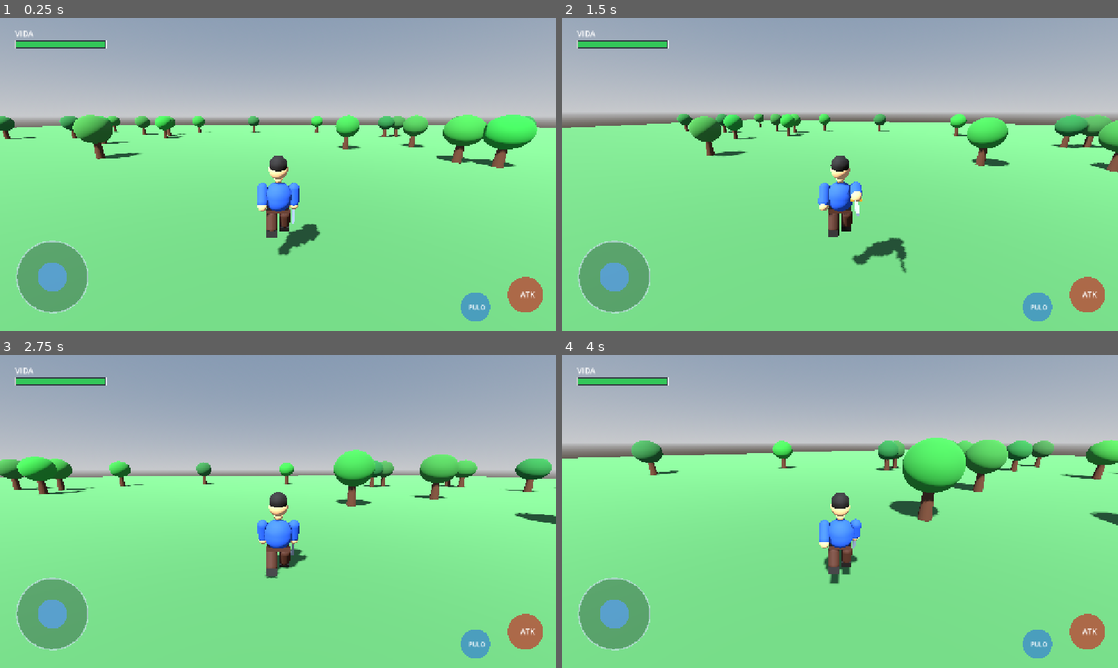
Above: before the commit, frames 1-4 (two rows, left to right).
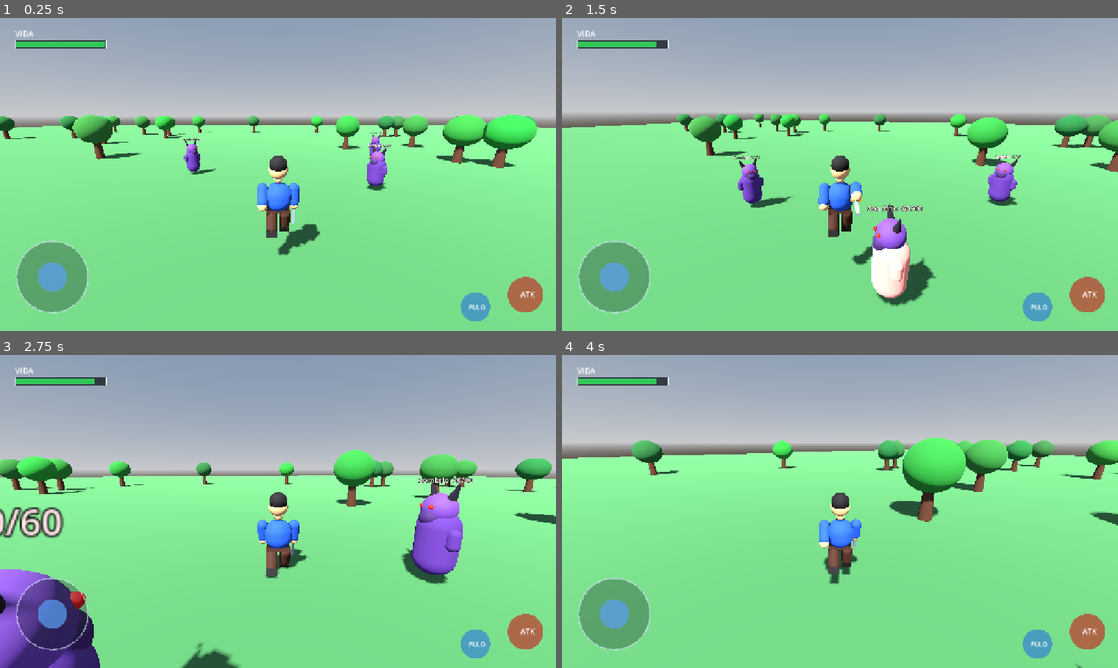
Above: after the commit, the same moments.

Repository: YohBoostel07/Aetheria-Android
Game: Godot game, scene res://scenes/world.tscn
The game is run twice, just before and just after one commit, with the same random seed, the same clock (stepped at 60 frames per second) and the same inputs.
Inputs (mouse positions are in pixels of both pictures, inside the frame that each line leads up to):
- Up to frame 1 (0.25 s): no input
- Up to frame 2 (1.5 s): tap Enter at 0.5 s; move the mouse to (867, 174) at 0.52 s; hold W (move_forward) from 0.53 s (still down); tap J (attack) at 0.6, 1.35 s; click (867, 174) at 0.67 s; tap Space (jump) at 0.77 s; move the mouse to (812, 174) at 1.27 s
- Up to frame 3 (2.75 s): keep holding W (move_forward); tap Space (jump) at 1.52 s; move the mouse to (289, 505) at 2.02 s; tap J (attack) at 2.1 s
- Up to frame 4 (4 s): keep holding W (move_forward); move the mouse to (834, 517) at 2.77 s; tap J (attack) at 2.85, 3.6 s; click (834, 517) at 2.92 s; tap Space (jump) at 3.02, 3.77 s; move the mouse to (878, 514) at 3.52 s

The runs differ from the first frame. In frame 1, 0.8% of the frame differs, in the area x 32-71%, y 36-56%; in frame 2, 3.5%; in frame 3, 8.6%, in the area x 0-85%, y 7-100%; in frame 4, less than 0.1%.

Commit message:
Spawn shadow enemies in the test world

Diff:
--- a/scripts/world.gd
+++ b/scripts/world.gd
@@ -1,9 +1,12 @@
 extends Node3D
+
+const ENEMY_SCRIPT = preload("res://scripts/enemy.gd")
 
 func _ready() -> void:
     _create_environment()
     _create_ground()
     _create_landmarks()
+    _spawn_enemies()
 
 func _create_environment() -> void:
     var world_env := Environment.new()
@@ -69,3 +72,18 @@
         leaves.roughness = 1.0
         crown.material_override = leaves
         tree.add_child(crown)
+
+func _spawn_enemies() -> void:
+    var player := get_node("Player") as CharacterBody3D
+    var spawn_points := [
+        Vector3(5.5, 0, -2.0),
+        Vector3(-6.0, 0, -5.0),
+        Vector3(9.0, 0, -10.0)
+    ]
+    for i in range(spawn_points.size()):
+        var enemy := CharacterBody3D.new()
+        enemy.name = "Sombrio_%d" % (i + 1)
+        enemy.set_script(ENEMY_SCRIPT)
+        enemy.set("player_path", NodePath("../Player"))
+        enemy.position = spawn_points[i]
+        add_child(enemy)
